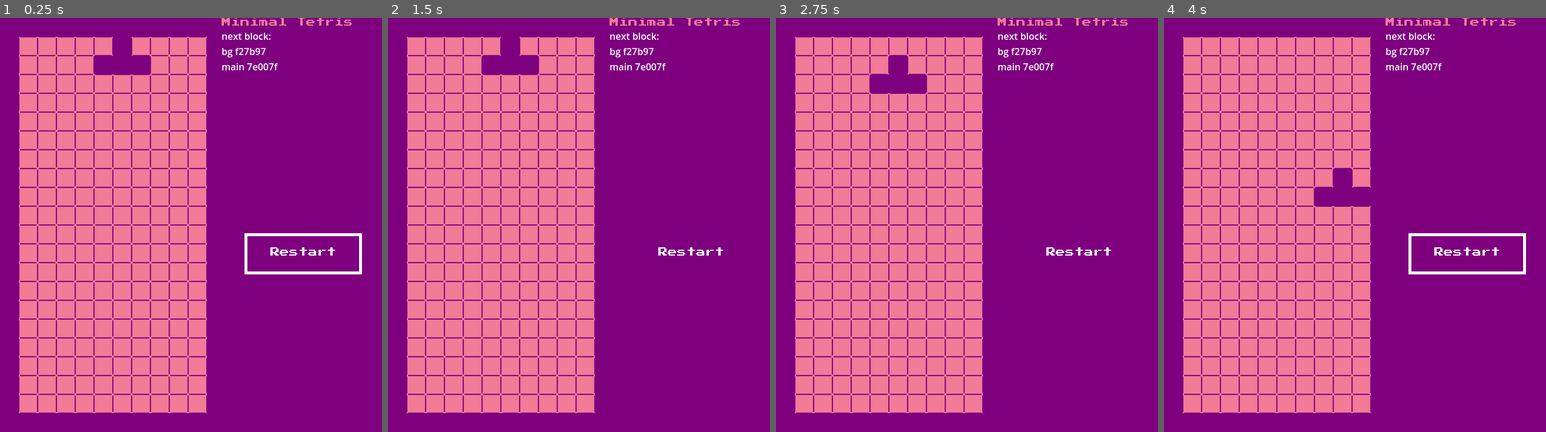
Above: before the commit, frames 1-4 (left to right).
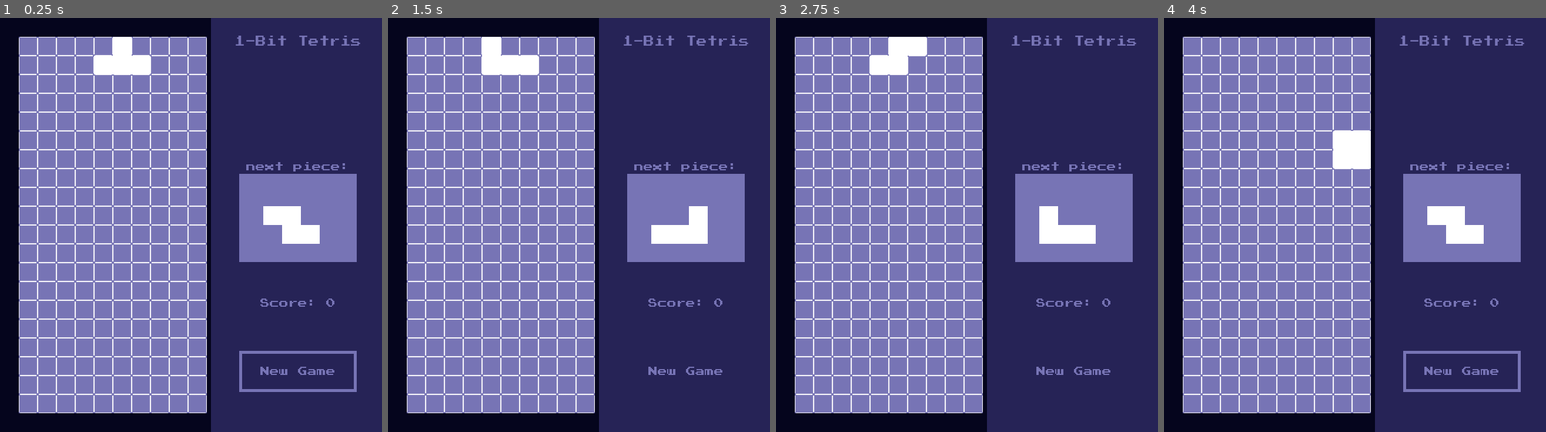
Above: after the commit, the same moments.

Repository: LenaMesserschmidt/1-bit-tetris
Game: Godot game, scene res://scenes/grid.tscn
Same seed, same stepped clock (60 frames per second), same inputs: the game is played once before the commit and once after it.
Inputs (mouse positions are in pixels of both pictures, inside the frame that each line leads up to):
- Up to frame 1 (0.25 s): no input
- Up to frame 2 (1.5 s): click "Restart" (after the commit: "New Game") at 0.5 s; click "Restart" (after the commit: "New Game") at 1.25 s
- Up to frame 3 (2.75 s): click "Restart" (after the commit: "New Game") at 2 s
- Up to frame 4 (4 s): tap Enter at 2.75 s; move the mouse to (1439, 204) at 2.77 s; hold Right (ui_right) 2.78-3.53 s; move the mouse to (1278, 245) at 3.52 s; hold Down (ui_down) from 3.53 s (still down)

The runs differ from the first frame. In frame 1, 100% of the frame differs, in the area x 0-100%, y 0-100%; in frame 2, 100%; in frame 3, 100%; in frame 4, 100%.

Commit message:
Implement game logic

Diff:
--- a/grid.gd
+++ b/grid.gd
@@ -45,6 +45,9 @@
 
 var shapes := [i, t, o, z, s, l, j]
 var shapes_full := shapes.duplicate()
+
+var color1 = '#7774B5'
+var color2 = '#262356'
 
 #grid variables
 const COLS : int = 10
@@ -57,6 +60,7 @@
 const start_pos := Vector2i(5,1)
 var cur_pos : Vector2i
 var speed : float
+const ACCEL : float = 0.5
 var time : float = 0.0
 
 #game piece variables
@@ -65,9 +69,14 @@
 var rotation_index : int = 0
 var active_piece : Array
 
+#game variables
+var score : int
+const REWARD : int = 100
+var game_running : bool
+
 #tilemap variables
 var tile_id : int = 0
-var piece_atlas : Vector2i
+var piece_atlas : Vector2i = Vector2i(0,1)
 var next_piece_atlas : Vector2i
 
 #layer variables
@@ -76,35 +85,49 @@
 
 func _ready():
 	new_game()
+	$HUD.get_node("MarginContainer/VBoxContainer/RestartButton").pressed.connect(new_game)
+	$HUD.get_node("MarginContainer/VBoxContainer/ChangeColorButton").pressed.connect(change_colors)
 
 func new_game():
+	$HUD.get_node("MarginContainer/VBoxContainer/GameOverLabel").hide()
 	#reset variables
+	score = 0
 	speed = 1.0
 	steps = [0, 0, 0] # 0:left, 1:right, 2:down
+
+	#clear everything
+	clear_piece()
+	clear_board()
+	clear_panel()
+
 	piece_type = pick_piece()
+	next_piece_type = pick_piece()
 	create_piece()
 
+	game_running = true
+
 func _process(delta):
-	time += delta
-	if Input.is_action_pressed('ui_left'):
-		steps[0] += 20
-	elif Input.is_action_pressed('ui_right'):
-		steps[1] += 20
-	elif Input.is_action_pressed('ui_down'):
-		steps[2] += 20
-	elif Input.is_action_pressed('ui_up'):
-		if time > 0.1:
-			rotate_piece()
-			time = 0
-
-	#apply downward movement every frame
-	steps[2] += speed
-
-	#move the piece
-	for i in range(steps.size()):
-		if steps[i] > steps_req:
-			move_piece(directions[i])
-			steps[i] = 0
+	if game_running:
+		time += delta
+		if Input.is_action_pressed('ui_left'):
+			steps[0] += 20
+		elif Input.is_action_pressed('ui_right'):
+			steps[1] += 20
+		elif Input.is_action_pressed('ui_down'):
+			steps[2] += 20
+		elif Input.is_action_pressed('ui_up'):
+			if time > 0.15:
+				rotate_piece()
+				time = 0
+
+		#apply downward movement every frame
+		steps[2] += speed
+
+		#move the piece
+		for i in range(steps.size()):
+			if steps[i] > steps_req:
+				move_piece(directions[i])
+				steps[i] = 0
 
 func pick_piece():
 	var piece
@@ -124,6 +147,9 @@
 	active_piece = piece_type[rotation_index]
 	draw_piece(active_piece, cur_pos)
 
+	# show next piece
+	draw_piece(next_piece_type[0], Vector2i(14,10))
+
 func clear_piece():
 	for i in active_piece:
 		erase_cell(active_layer, cur_pos + i)
@@ -144,6 +170,33 @@
 		clear_piece()
 		cur_pos += dir
 		draw_piece(active_piece, cur_pos)
+	else:
+		if dir == Vector2i.DOWN:
+			land_piece()
+			check_rows()
+			piece_type = next_piece_type
+			next_piece_type = pick_piece()
+			clear_panel()
+			create_piece()
+			check_game_over()
+
+func land_piece():
+	#remove each segment from the active layer and onto the board layer
+	for i in active_piece:
+		erase_cell(active_layer, cur_pos + i)
+		set_cell(board_layer, cur_pos + i, tile_id, piece_atlas)
+
+func check_game_over():
+	for i in active_piece:
+		if not is_free(i + cur_pos):
+			land_piece()
+			$HUD.get_node("MarginContainer/VBoxContainer/GameOverLabel").show()
+			game_running = false
+
+func clear_panel():
+	for i in range(13,18):
+		for j in range(9,13):
+			erase_cell(active_layer, Vector2i(i,j))
 
 func can_move(dir):
 	var cm = true
@@ -162,3 +215,38 @@
 
 func is_free(pos):
 	return get_cell_source_id(board_layer, pos) == -1
+
+func check_rows():
+	var row : int = ROWS
+	while row > 0:
+		var count = 0
+		for i in range(COLS):
+			if not is_free(Vector2i(i + 1, row)):
+				count += 1
+		# if row is full then erase it
+		if count == COLS:
+			shift_rows(row)
+			score += REWARD
+			$HUD.get_node("MarginContainer/VBoxContainer/ScoreLabel").text = "SCORE: " + str(score)
+			speed += ACCEL
+		else:
+			row -= 1
+
+func shift_rows(row):
+	var atlas
+	for i in range(row, 1, -1):
+		for j in COLS:
+			atlas = get_cell_atlas_coords(board_layer, Vector2i(j+1, i-1))
+			if atlas == Vector2i(-1, -1):
+				erase_cell(board_layer, Vector2i(j+1, i))
+			else:
+				set_cell(board_layer, Vector2i(j+1, i), tile_id, atlas)
+
+func clear_board():
+	for i in range(ROWS):
+		for j in range(COLS):
+			erase_cell(board_layer, Vector2i(j+1, i+1))
+
+func change_colors():
+	set_self_modulate('red')
+	$HUD.get_node("ColorRect").set_self_modulate('red')
--- a/hud.gd
+++ b/hud.gd
@@ -1,5 +1,6 @@
 extends MarginContainer
 
+class_name HUD
 
 # Called when the node enters the scene tree for the first time.
 func _ready():
--- a/scenes/RestartButton.gd
+++ b/scenes/RestartButton.gd
@@ -12,7 +12,7 @@
 
 
 func _on_mouse_entered():
-	set_self_modulate("#7e007f")
+	set_self_modulate(Color(1,1,1,0))
 
 
 func _on_mouse_exited():
--- a/scenes/grid.tscn
+++ b/scenes/grid.tscn
@@ -17,33 +17,39 @@
 sources/0 = SubResource("TileSetAtlasSource_xrhwj")
 
 [node name="Grid" type="TileMap"]
+self_modulate = Color(0.14902, 0.137255, 0.337255, 1)
 tile_set = SubResource("TileSet_jaha1")
 cell_quadrant_size = 32
 format = 2
 layer_0/name = "board"
-layer_0/modulate = Color(0.494118, 0, 0.498039, 1)
 layer_0/tile_data = PackedInt32Array(0, 0, 1, 65536, 0, 1, 131072, 0, 1, 196608, 0, 1, 262144, 0, 1, 327680, 0, 1, 3932 …(775 unchanged characters)…
 layer_1/name = "active"
 layer_1/enabled = true
-layer_1/modulate = Color(0.494118, 0, 0.498039, 1)
+layer_1/modulate = Color(1, 1, 1, 1)
 layer_1/y_sort_enabled = false
 layer_1/y_sort_origin = 0
 layer_1/z_index = 1
 layer_1/tile_data = PackedInt32Array()
 layer_2/name = "bg"
 layer_2/enabled = true
-layer_2/modulate = Color(0.494118, 0, 0.498039, 1)
+layer_2/modulate = Color(1, 1, 1, 1)
 layer_2/y_sort_enabled = false
 layer_2/y_sort_origin = 0
 layer_2/z_index = -1
 layer_2/tile_data = PackedInt32Array(65538, 0, 0, 65537, 0, 0, 131073, 0, 0, 196609, 0, 0, 262145, 0, 0, 327681, 0, 0,  …(2757 unchanged characters)…
 script = ExtResource("2_n7ck0")
 
+[node name="ColorRect" type="ColorRect" parent="."]
+z_index = -2
+offset_right = 661.0
+offset_bottom = 712.0
+color = Color(0.466667, 0.454902, 0.709804, 1)
+
 [node name="HUD" parent="." instance=ExtResource("3_fmldv")]
 anchors_preset = 1
 anchor_bottom = 0.0
-offset_left = 377.0
+offset_left = 359.0
 offset_top = -1.0
 offset_right = 656.0
-offset_bottom = 704.0
+offset_bottom = 706.0
 grow_vertical = 1
--- a/scenes/hud.tscn
+++ b/scenes/hud.tscn
@@ -1,40 +1,84 @@
-[gd_scene load_steps=5 format=3 uid="uid://bc2g2cl2pgwb4"]
+[gd_scene load_steps=6 format=3 uid="uid://bc2g2cl2pgwb4"]
 
 [ext_resource type="FontFile" uid="uid://duxhasqhhrm56" path="res://assets/PressStart2P-vaV7 Kopie.ttf" id="1_klneb"]
 [ext_resource type="Script" path="res://hud.gd" id="1_lxpui"]
 [ext_resource type="Texture2D" uid="uid://c8h1u0flx2uea" path="res://assets/Button_outline.png" id="2_7gy7h"]
 [ext_resource type="Script" path="res://scenes/RestartButton.gd" id="4_xvsj7"]
 
+[sub_resource type="StyleBoxFlat" id="StyleBoxFlat_sof3s"]
+bg_color = Color(1, 1, 1, 1)
+border_width_left = 5
+border_width_top = 5
+border_width_right = 5
+border_width_bottom = 5
+border_color = Color(1, 1, 1, 1)
+
 [node name="HUD" type="MarginContainer"]
 anchors_preset = 11
 anchor_left = 1.0
 anchor_right = 1.0
 anchor_bottom = 1.0
-offset_left = -400.0
+offset_left = -341.0
 grow_horizontal = 0
 grow_vertical = 2
 script = ExtResource("1_lxpui")
 
 [node name="ColorRect" type="ColorRect" parent="."]
 layout_mode = 2
-color = Color(0.494118, 0, 0.498039, 1)
+color = Color(0.14902, 0.137255, 0.337255, 1)
 
-[node name="VBoxContainer" type="VBoxContainer" parent="."]
+[node name="MarginContainer" type="MarginContainer" parent="."]
+modulate = Color(0.466667, 0.454902, 0.709804, 1)
+layout_mode = 2
+theme_override_constants/margin_top = 32
+
+[node name="VBoxContainer" type="VBoxContainer" parent="MarginContainer"]
 layout_mode = 2
 
-[node name="Label" type="Label" parent="VBoxContainer"]
+[node name="Title" type="Label" parent="MarginContainer/VBoxContainer"]
 layout_mode = 2
-theme_override_colors/font_color = Color(0.94902, 0.482353, 0.592157, 1)
+size_flags_horizontal = 4
+size_flags_vertical = 0
+theme_override_colors/font_color = Color(1, 1, 1, 1)
 theme_override_fonts/font = ExtResource("1_klneb")
-text = "Minimal Tetris"
+theme_override_font_sizes/font_size = 18
+text = "1-Bit Tetris"
 
-[node name="Label2" type="Label" parent="VBoxContainer"]
+[node name="NextPieceLabel" type="Label" parent="MarginContainer/VBoxContainer"]
 layout_mode = 2
-text = "next block:
-bg f27b97
-main 7e007f"
+size_flags_horizontal = 4
+size_flags_vertical = 10
+theme_override_fonts/font = ExtResource("1_klneb")
+theme_override_font_sizes/font_size = 16
+text = "next piece:"
+horizontal_alignment = 1
+vertical_alignment = 1
 
-[node name="RestartButton" type="TextureButton" parent="VBoxContainer"]
+[node name="Panel" type="Panel" parent="MarginContainer/VBoxContainer"]
+custom_minimum_size = Vector2(200, 150)
+layout_mode = 2
+size_flags_horizontal = 4
+size_flags_vertical = 2
+theme_override_styles/panel = SubResource("StyleBoxFlat_sof3s")
+
+[node name="GameOverLabel" type="Label" parent="MarginContainer/VBoxContainer"]
+unique_name_in_owner = true
+layout_mode = 2
+size_flags_horizontal = 4
+theme_override_fonts/font = ExtResource("1_klneb")
+theme_override_font_sizes/font_size = 24
+text = "Game Over!"
+horizontal_alignment = 1
+vertical_alignment = 1
+
+[node name="ScoreLabel" type="Label" parent="MarginContainer/VBoxContainer"]
+unique_name_in_owner = true
+layout_mode = 2
+size_flags_horizontal = 4
+theme_override_fonts/font = ExtResource("1_klneb")
+text = "Score: 0"
+
+[node name="RestartButton" type="TextureButton" parent="MarginContainer/VBoxContainer"]
 unique_name_in_owner = true
 custom_minimum_size = Vector2(200, 70)
 layout_mode = 2
@@ -46,7 +90,7 @@
 stretch_mode = 0
 script = ExtResource("4_xvsj7")
 
-[node name="RestartButtonLabel" type="Label" parent="VBoxContainer/RestartButton"]
+[node name="RestartButtonLabel" type="Label" parent="MarginContainer/VBoxContainer/RestartButton"]
 layout_mode = 1
 anchors_preset = 8
 anchor_left = 0.5
@@ -60,7 +104,42 @@
 grow_horizontal = 2
 grow_vertical = 2
 theme_override_fonts/font = ExtResource("1_klneb")
-text = "Restart"
+text = "New Game"
+horizontal_alignment = 1
+vertical_alignment = 1
 
-[connection signal="mouse_entered" from="VBoxContainer/RestartButton" to="VBoxContainer/RestartButton" method="_on_mouse_entered"]
-[connection signal="mouse_exited" from="VBoxContainer/RestartButton" to="VBoxContainer/RestartButton" method="_on_mouse_exited"]
+[node name="ChangeColorButton" type="TextureButton" parent="MarginContainer/VBoxContainer"]
+visible = false
+custom_minimum_size = Vector2(200, 70)
+layout_mode = 2
+size_flags_horizontal = 4
+size_flags_vertical = 2
+texture_normal = ExtResource("2_7gy7h")
+texture_pressed = ExtResource("2_7gy7h")
+ignore_texture_size = true
+stretch_mode = 0
+script = ExtResource("4_xvsj7")
+
+[node name="ChangeColorButtonLabel" type="Label" parent="MarginContainer/VBoxContainer/ChangeColorButton"]
+layout_mode = 1
+anchors_preset = 8
+anchor_left = 0.5
+anchor_top = 0.5
+anchor_right = 0.5
+anchor_bottom = 0.5
+offset_left = -56.0
+offset_top = -11.5
+offset_right = 56.0
+offset_bottom = 11.5
+grow_horizontal = 2
+grow_vertical = 2
+theme_override_fonts/font = ExtResource("1_klneb")
+text = "Change Color"
+horizontal_alignment = 1
+vertical_alignment = 1
+autowrap_mode = 2
+
+[connection signal="mouse_entered" from="MarginContainer/VBoxContainer/RestartButton" to="MarginContainer/VBoxContainer/RestartButton" method="_on_mouse_entered"]
+[connection signal="mouse_exited" from="MarginContainer/VBoxContainer/RestartButton" to="MarginContainer/VBoxContainer/RestartButton" method="_on_mouse_exited"]
+[connection signal="mouse_entered" from="MarginContainer/VBoxContainer/ChangeColorButton" to="MarginContainer/VBoxContainer/ChangeColorButton" method="_on_mouse_entered"]
+[connection signal="mouse_exited" from="MarginContainer/VBoxContainer/ChangeColorButton" to="MarginContainer/VBoxContainer/ChangeColorButton" method="_on_mouse_exited"]
